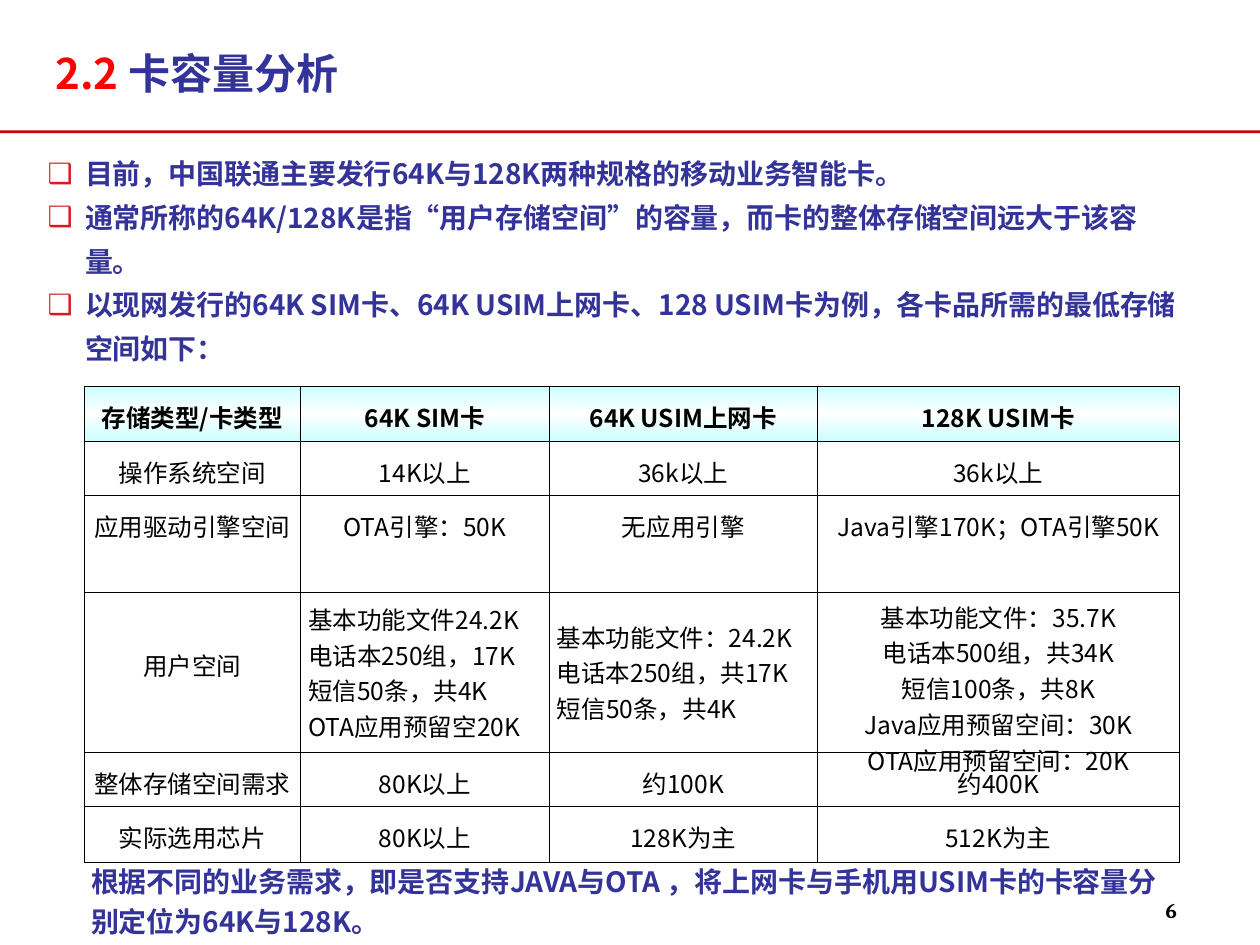
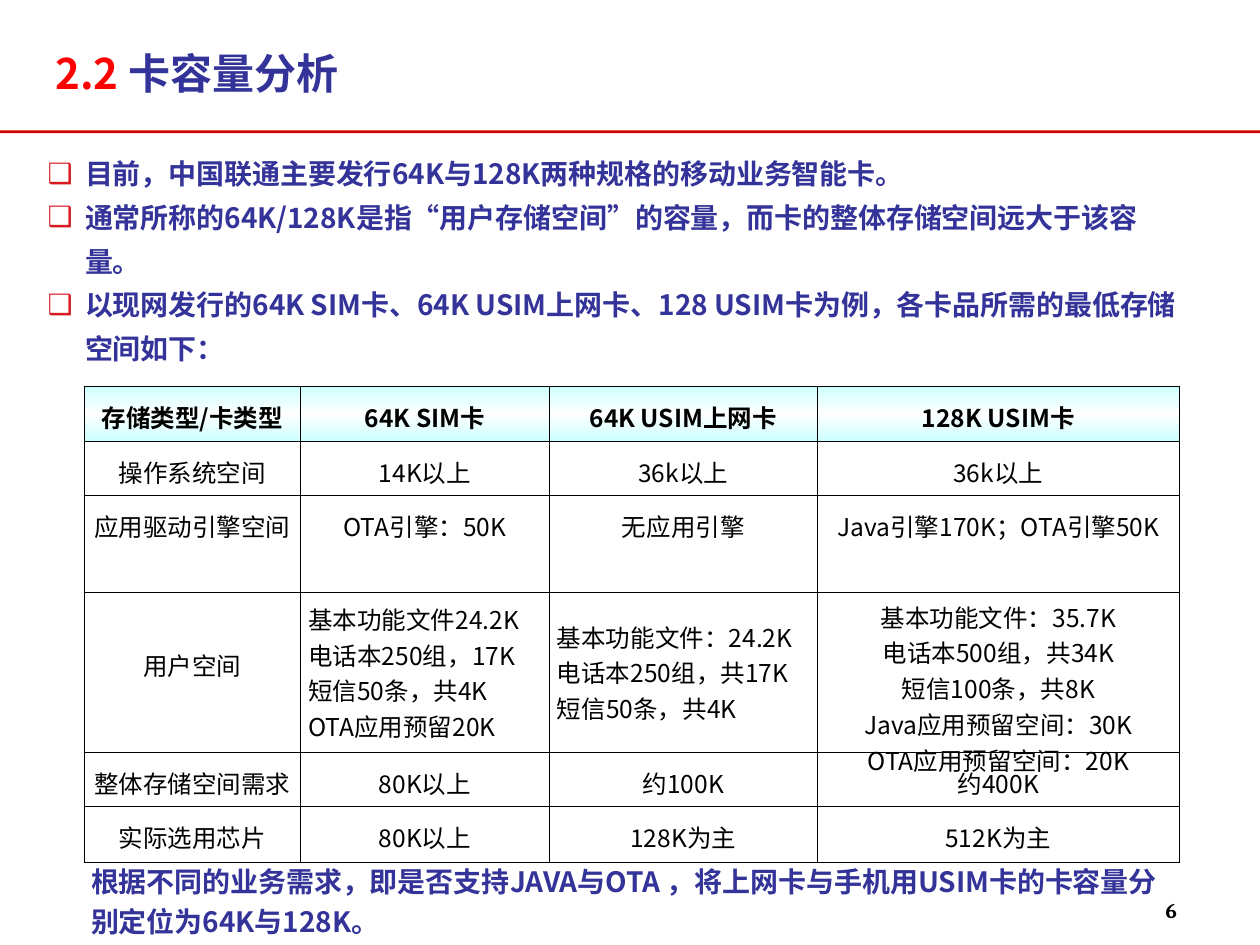
Before and after one commit to momo1101/unicardsrch, a slide deck: slide 6 of 软课题文本/软课题-中国联通电信卡业务及策略研究.ppt. Drawn at 1260x945 pixels with LibreOffice and Linux fonts; fonts in the diff are those of the drawing; background and template pictures are left out. Boxes give left, top, right and bottom in pixels: in the first picture for what was removed or moved away, otherwise in the second. Text is boxed around its words. In the diff, an @@ line names an element or a change of style, - is before the commit and + after.

```diff
--- a/软课题文本/软课题-中国联通电信卡业务及策略研究.ppt
+++ b/软课题文本/软课题-中国联通电信卡业务及策略研究.ppt
@@ table at [84,387,1179,853] @@
-row 4, column 2: 基本功能文件24.2K / 电话本250组，17K / 短信50条，共4K / OTA应用预留空20K
+row 4, column 2: 基本功能文件24.2K / 电话本250组，17K / 短信50条，共4K / OTA应用预留20K
```
Also in this commit, not shown: 11 other slides changed.
